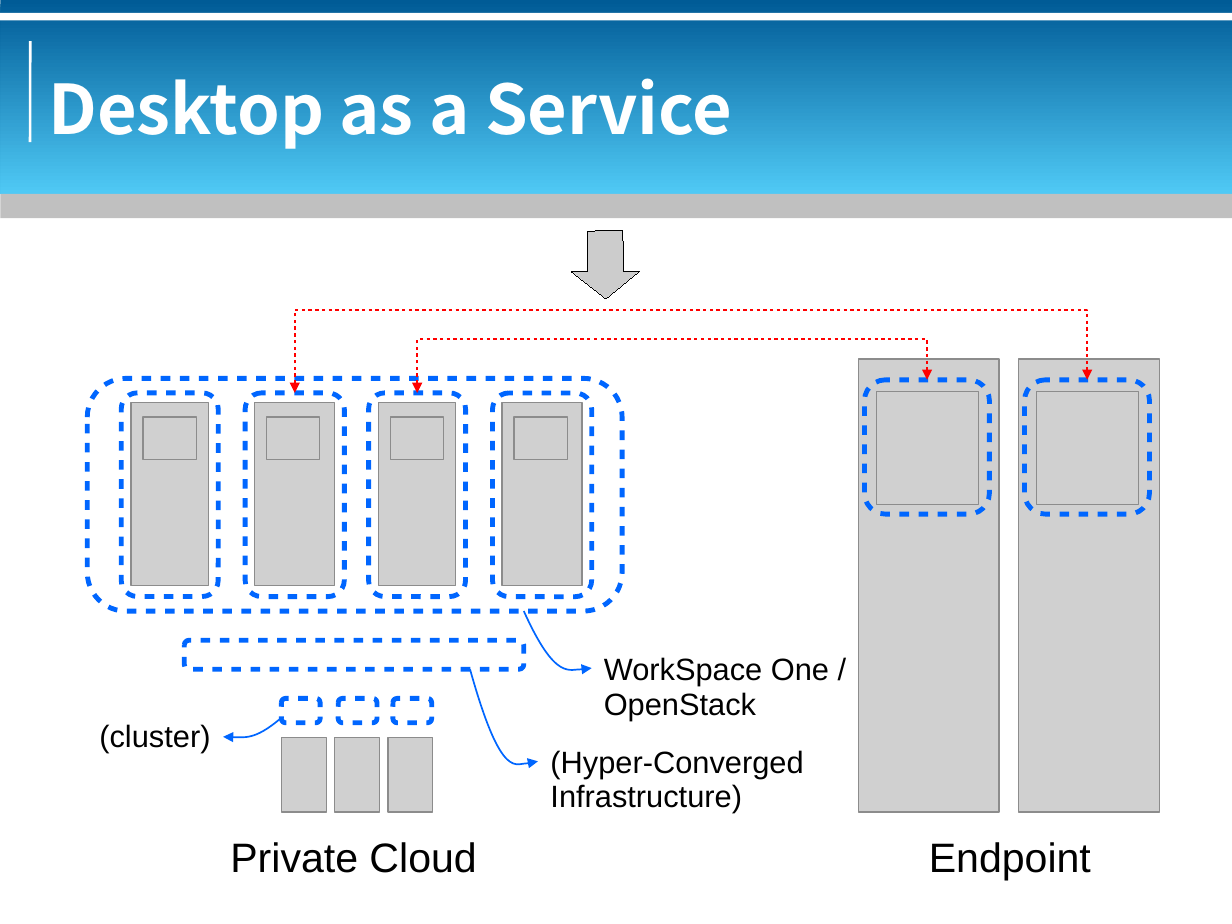
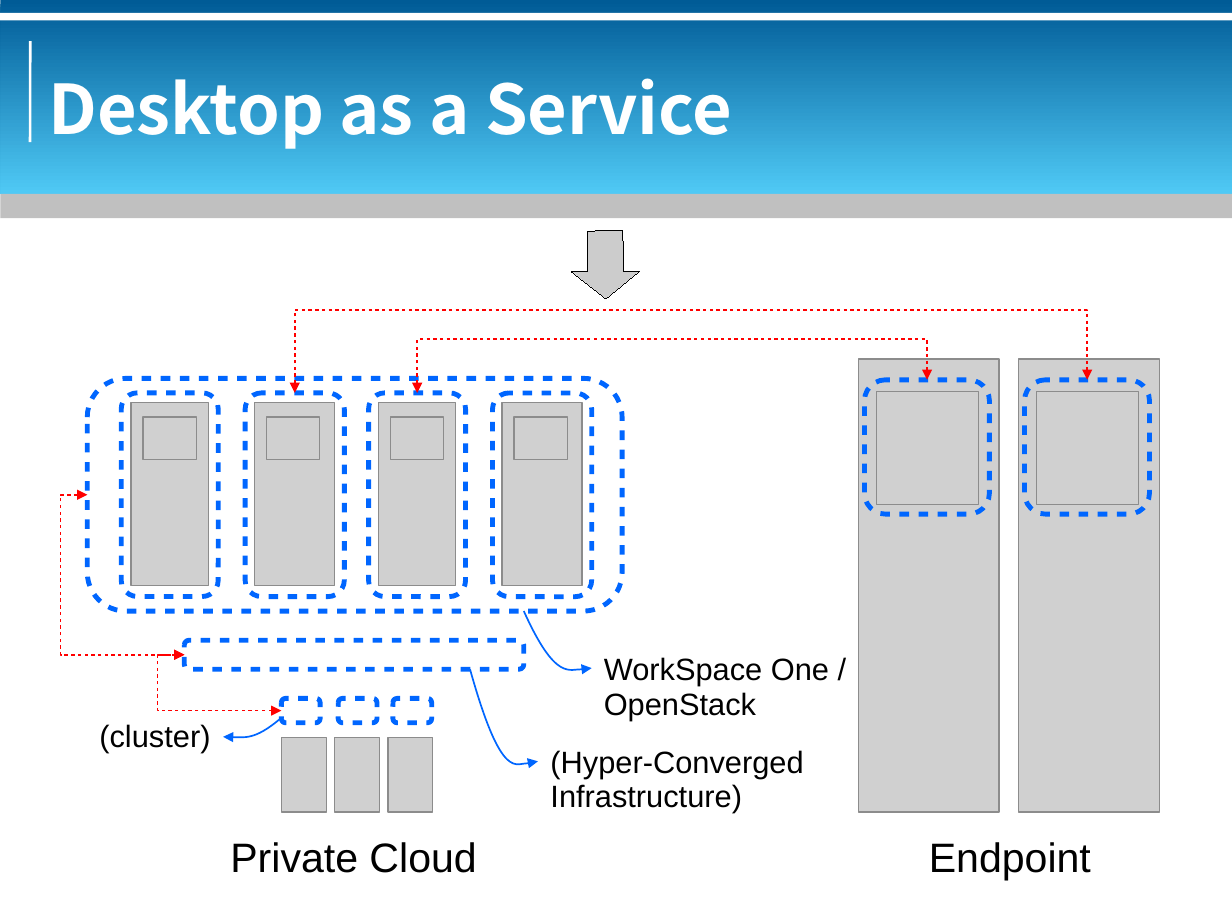
Before and after one commit to bluebat/.presentations, a slide deck: slide 10 of vdi-historical-overview.odp (slide 9 before the commit). Drawn at 1232x924 pixels with LibreOffice and Linux fonts; fonts in the diff are those of the drawing; grey boxes stand for pictures; background and template pictures are left out. Boxes give left, top, right and bottom in pixels: in the first picture for what was removed or moved away, otherwise in the second. Text is boxed around its words. In the diff, an @@ line names an element or a change of style, - is before the commit and + after.

```diff
--- a/vdi-historical-overview.odp
+++ b/vdi-historical-overview.odp
@@ elbow double arrow added from (185, 654) to (87, 495), #FF0000 0.99 pt @@
@@ elbow double arrow added from (281, 711) to (185, 654), #FF0000 0.99 pt @@
```
Also in this commit, not shown: 4 other slides changed, 1 slide added, 1 other file.
